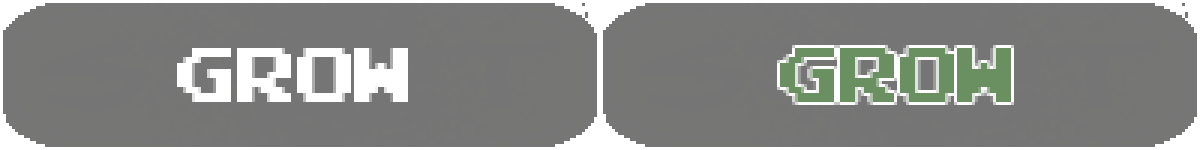
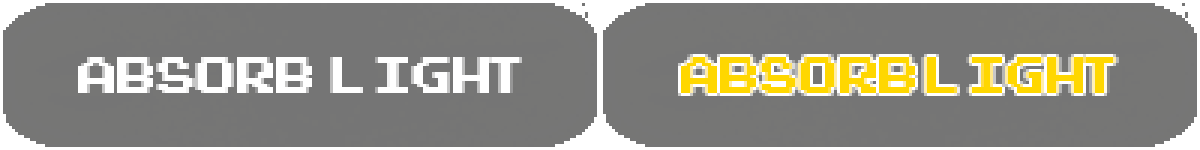
Layered file, before and after one edit (1200 x 150). Changes by layer:
renamed "grow" to "absorb light", painted on it over [681, 48, 1116, 102]
renamed "grow" to "absorb light", painted on it over [78, 48, 522, 102]
